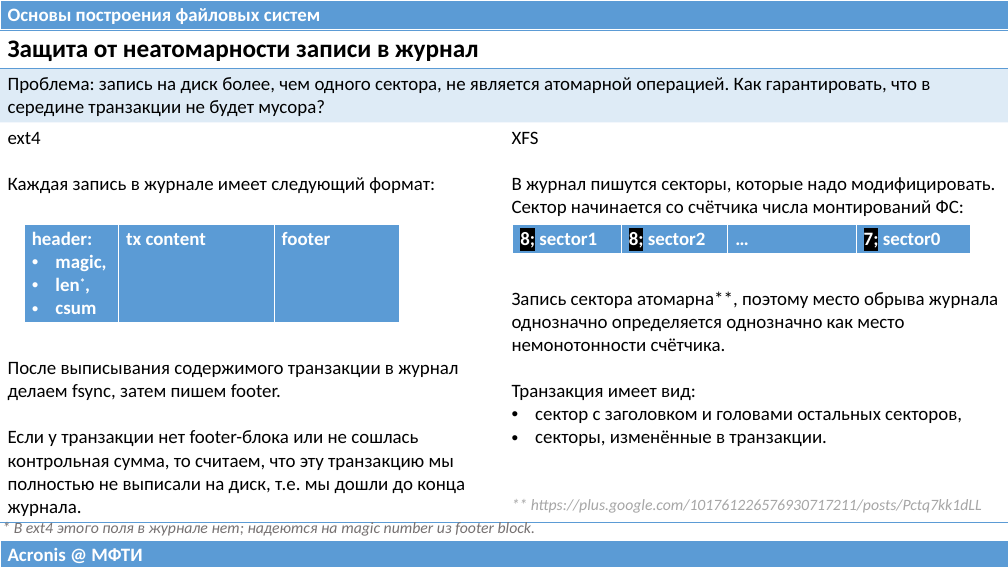
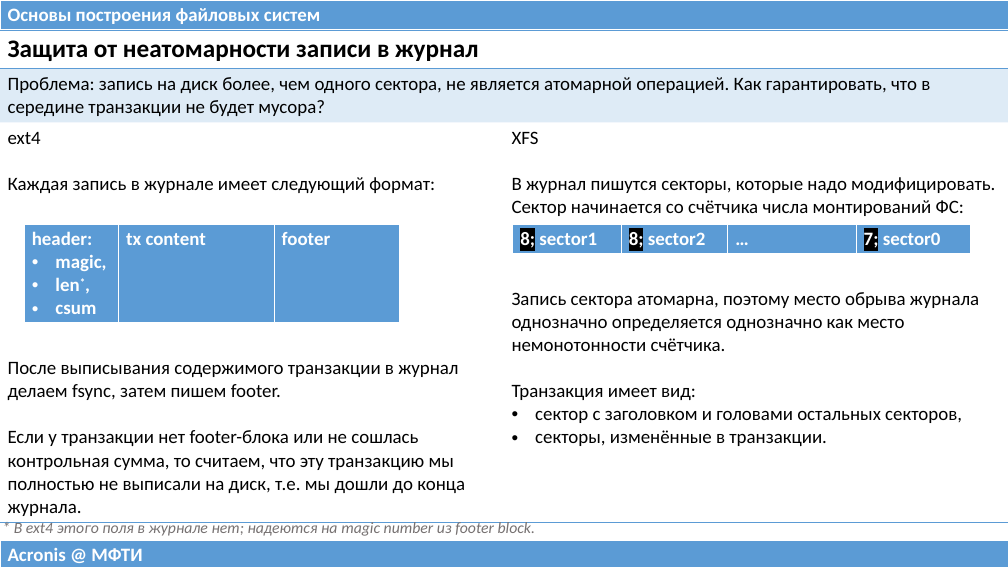
Before and after one commit to 75cc8545e7b021ed280ed0ef99fc7fc4/filesystems-101, a slide deck: slide 37 of talks/src/class04.pptx (slide 36 before the commit). Drawn at 1008x567 pixels with LibreOffice and Linux fonts; fonts in the diff are those of the drawing. Boxes give left, top, right and bottom in pixels: in the first picture for what was removed or moved away, otherwise in the second. Text is boxed around its words. In the diff, an @@ line names an element or a change of style, - is before the commit and + after.

```diff
--- a/talks/src/class04.pptx
+++ b/talks/src/class04.pptx
@@ table at <box>0,30,1008,520</box> @@
-row 3, column 2: XFS / В журнал пишутся секторы, которые надо модифицировать. Сектор начинается со счётчика числа монтирований ФС: / Запись сектора атомарна**, поэтому место обрыва журнала однозначно определяется однозначно как место немонотонности счётчика. / Транзакция имеет вид: / сектор с заголовком и головами остальных секторов, / секторы, изменённые в транзакции. / ** https://plus.google.com/101761226576930717211/posts/Pctq7kk1dLL
+row 3, column 2: XFS / В журнал пишутся секторы, которые надо модифицировать. Сектор начинается со счётчика числа монтирований ФС: / Запись сектора атомарна, поэтому место обрыва журнала однозначно определяется однозначно как место немонотонности счётчика. / Транзакция имеет вид: / сектор с заголовком и головами остальных секторов, / секторы, изменённые в транзакции.
```
Also in this commit, not shown: 7 other slides changed, 1 slide added, 7 other files.
